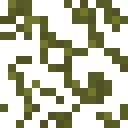
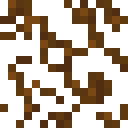
Layered file, before and after one edit (128x128). Changes by layer:
pixels changed over (0, 0, 128, 128) (layer not identified)
